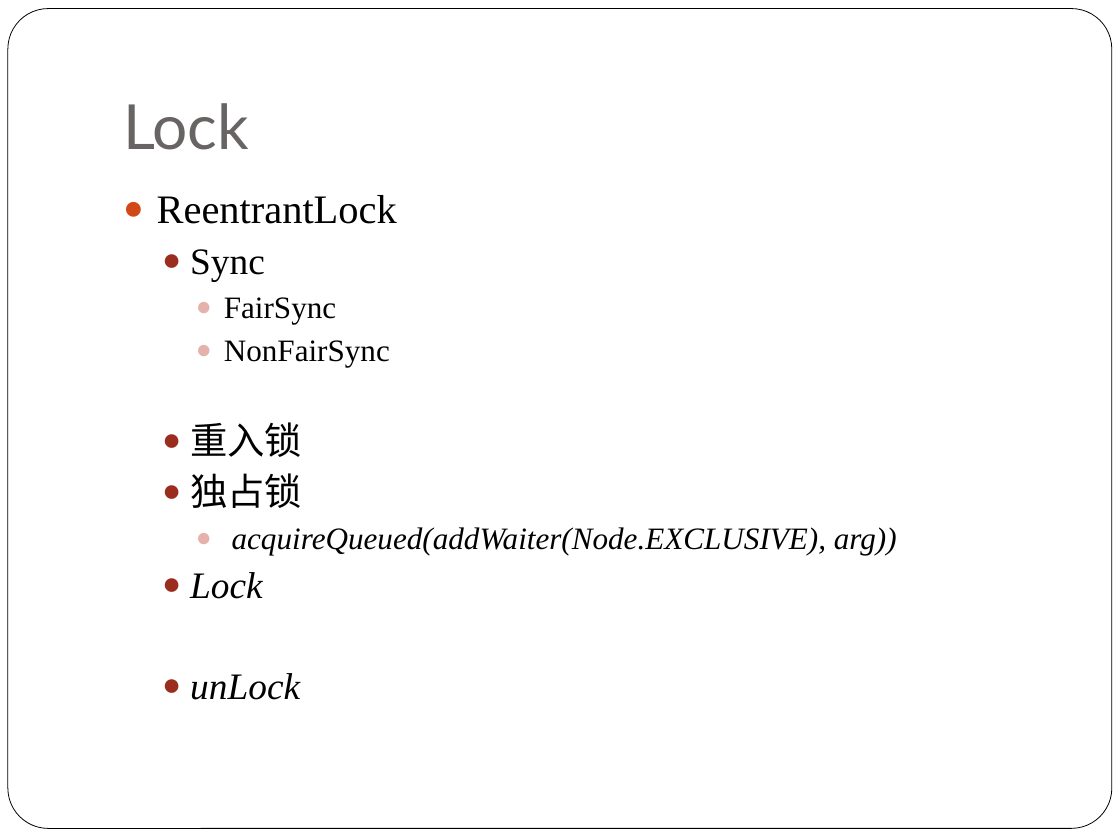
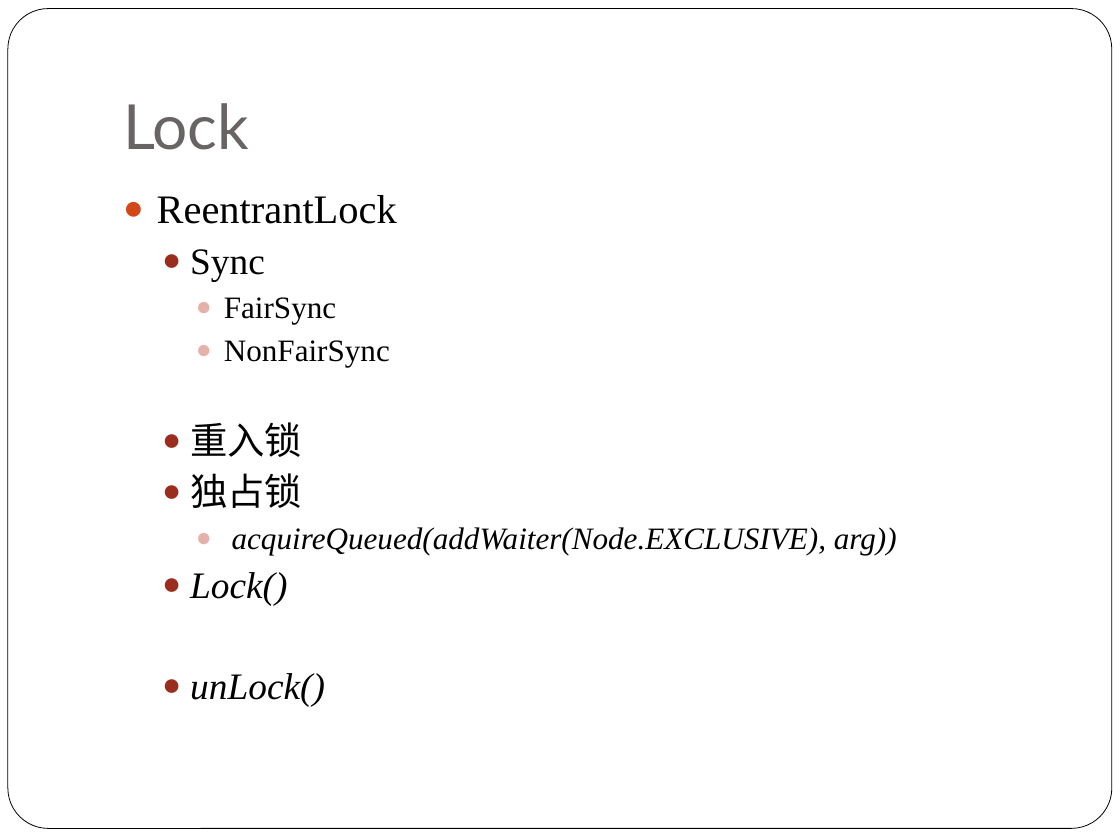
Before and after one commit to NickyQian/Practice, a slide deck: slide 17 of Document/Java Concurrency.pptx (slide 16 before the commit). Drawn at 1120x840 pixels with LibreOffice and Linux fonts; fonts in the diff are those of the drawing. Boxes give left, top, right and bottom in pixels: in the first picture for what was removed or moved away, otherwise in the second. Text is boxed around its words. In the diff, an @@ line names an element or a change of style, - is before the commit and + after.

```diff
--- a/Document/Java Concurrency.pptx
+++ b/Document/Java Concurrency.pptx
@@ text at bbox=[190, 572, 325, 707]: text changed @@
-  ● Lock
-  ● unLock
+  ● Lock()
+  ● unLock()
```
Also in this commit, not shown: 8 other slides changed, 11 slides added, 2 slides removed.
